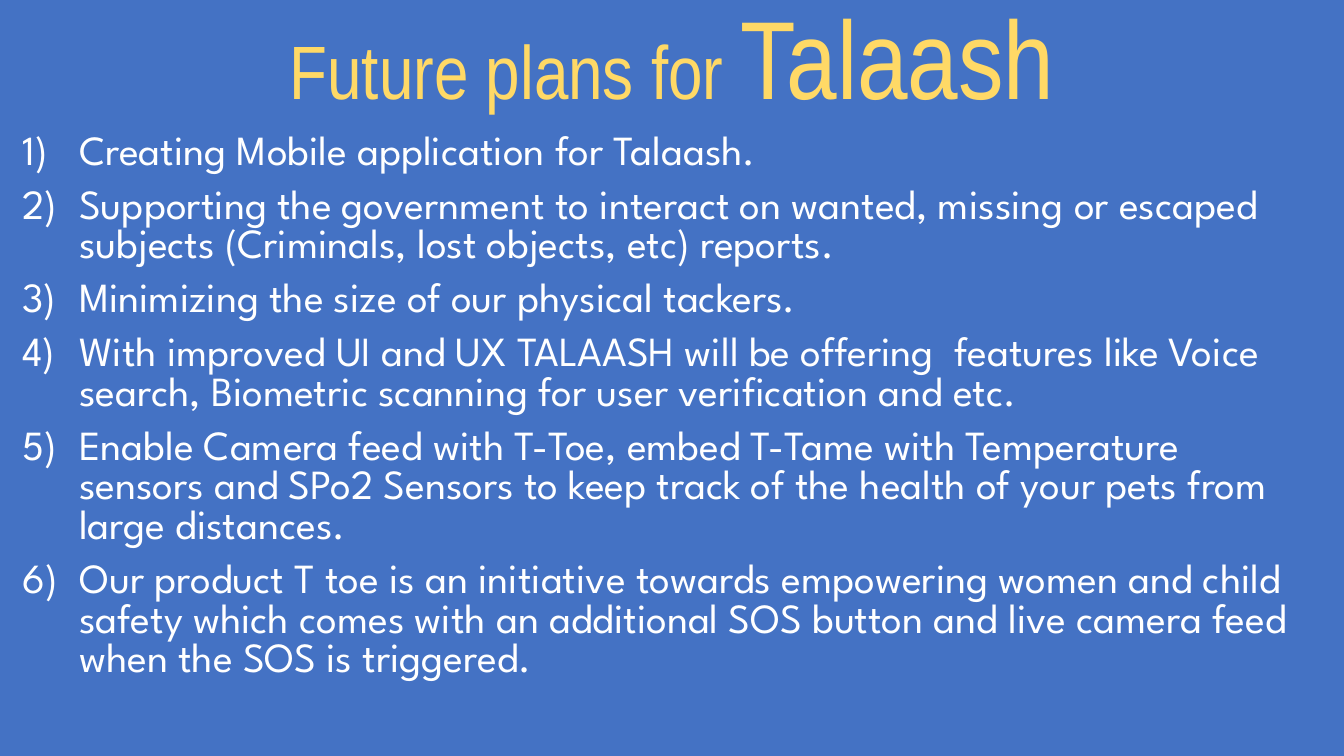
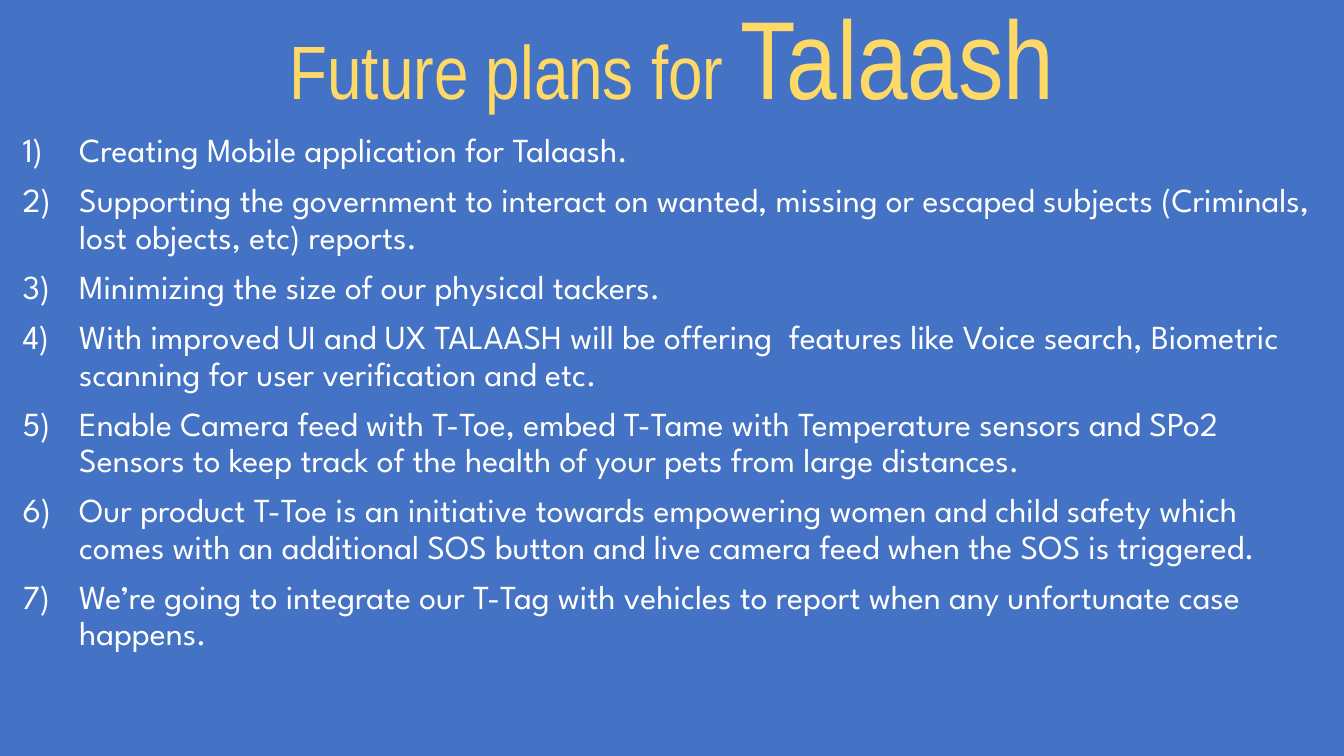
Before and after one commit to ShubhamTiwary914/Talaash, a slide deck: slide 7 of presentation/talaash ppt.pptx. Drawn at 1344x756 pixels with LibreOffice and Linux fonts; fonts in the diff are those of the drawing. Boxes give left, top, right and bottom in pixels: in the first picture for what was removed or moved away, otherwise in the second. Text is boxed around its words. In the diff, an @@ line names an element or a change of style, - is before the commit and + after.

Commit message:
presentation

```diff
--- a/presentation/talaash ppt.pptx
+++ b/presentation/talaash ppt.pptx
@@ subtitle at (79, 138, 1309, 480): size 29.6 to 24 pt in "Creating Mobile application for Talaash.", "Supporting the government to interact on wanted, ...", "Minimizing the size of our physical tackers.", "With improved UI and UX TALAASH will ..." and 1 more places; line spacing 0.8 to 0.9 @@
@@ subtitle at (79, 498, 1255, 652): text changed; size 29.6 to 24 pt @@
-6) Our product T toe is an initiative towards empowering women and child safety which comes with an additional SOS button and live camera feed when the SOS is triggered.
+6) Our product T-Toe is an initiative towards empowering women and child safety which comes with an additional SOS button and live camera feed when the SOS is triggered.
+7) We’re going to integrate our T-Tag with vehicles to report when any unfortunate case happens.
```
Also in this commit, not shown: 1 other slide changed.
